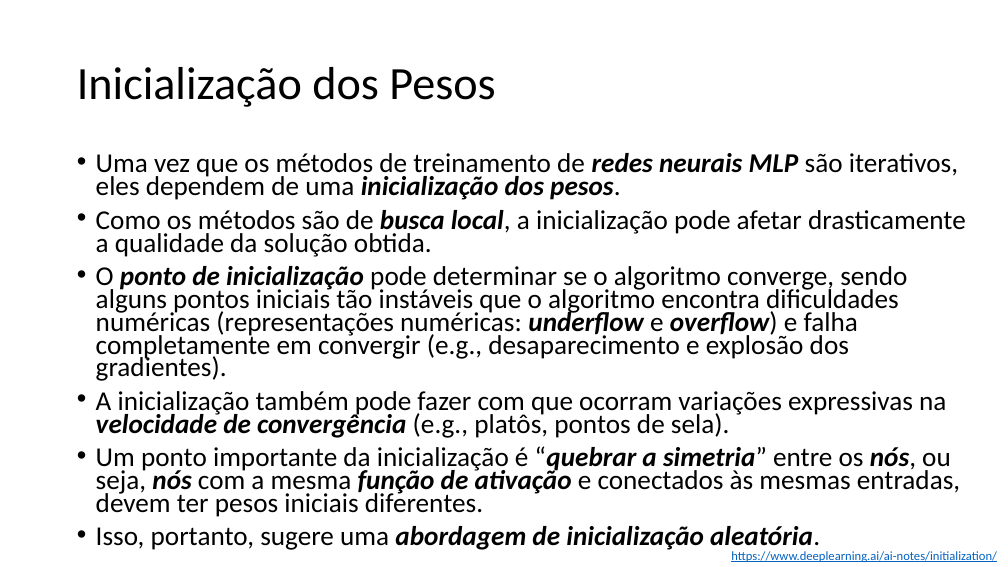
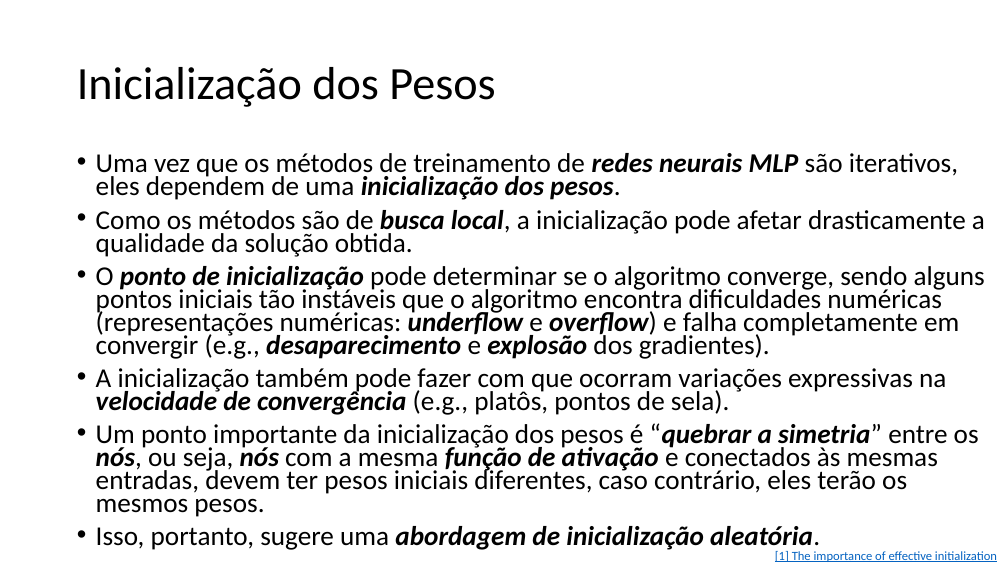
Before and after one commit to zz4fap/t320_aprendizado_de_maquina, a slide deck: slide 14 of slides/T320_Redes_Neurais_Artificiais (Parte IV).pptx. Drawn at 1008x567 pixels with LibreOffice and Linux fonts; fonts in the diff are those of the drawing. Boxes give left, top, right and bottom in pixels: in the first picture for what was removed or moved away, otherwise in the second. Text is boxed around its words. In the diff, an @@ line names an element or a change of style, - is before the commit and + after.

```diff
--- a/slides/T320_Redes_Neurais_Artificiais (Parte IV).pptx
+++ b/slides/T320_Redes_Neurais_Artificiais (Parte IV).pptx
@@ text at (x1=96, y1=266, x2=985, y2=359): bold on, italic on in "desaparecimento explosão" @@
@@ text at (x1=96, y1=423, x2=979, y2=517): text changed @@
-• Um ponto importante da inicialização é “quebrar a simetria” entre os nós, ou seja, nós com a mesma função de ativação e conectados às mesmas entradas, devem ter pesos iniciais diferentes.
+• Um ponto importante da inicialização dos pesos é “quebrar a simetria” entre os nós, ou seja, nós com a mesma função de ativação e conectados às mesmas entradas, devem ter pesos iniciais diferentes, caso contrário, eles terão os mesmos pesos.
@@ text at (x1=775, y1=551, x2=997, y2=562): text changed @@
-https://www.deeplearning.ai/ai-notes/initialization/
+[1] The importance of effective initialization
```
Also in this commit, not shown: 4 other slides changed, 6 other files.
